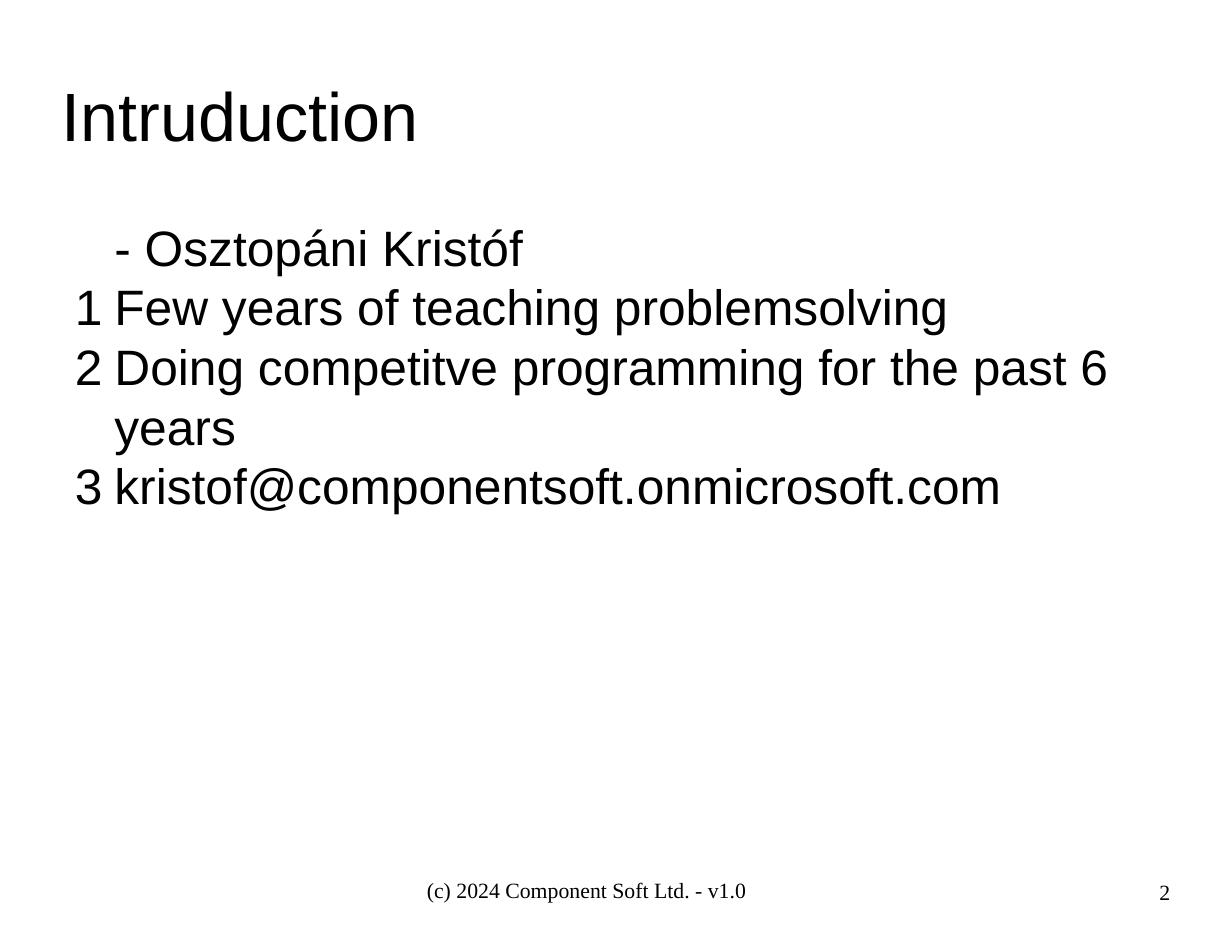
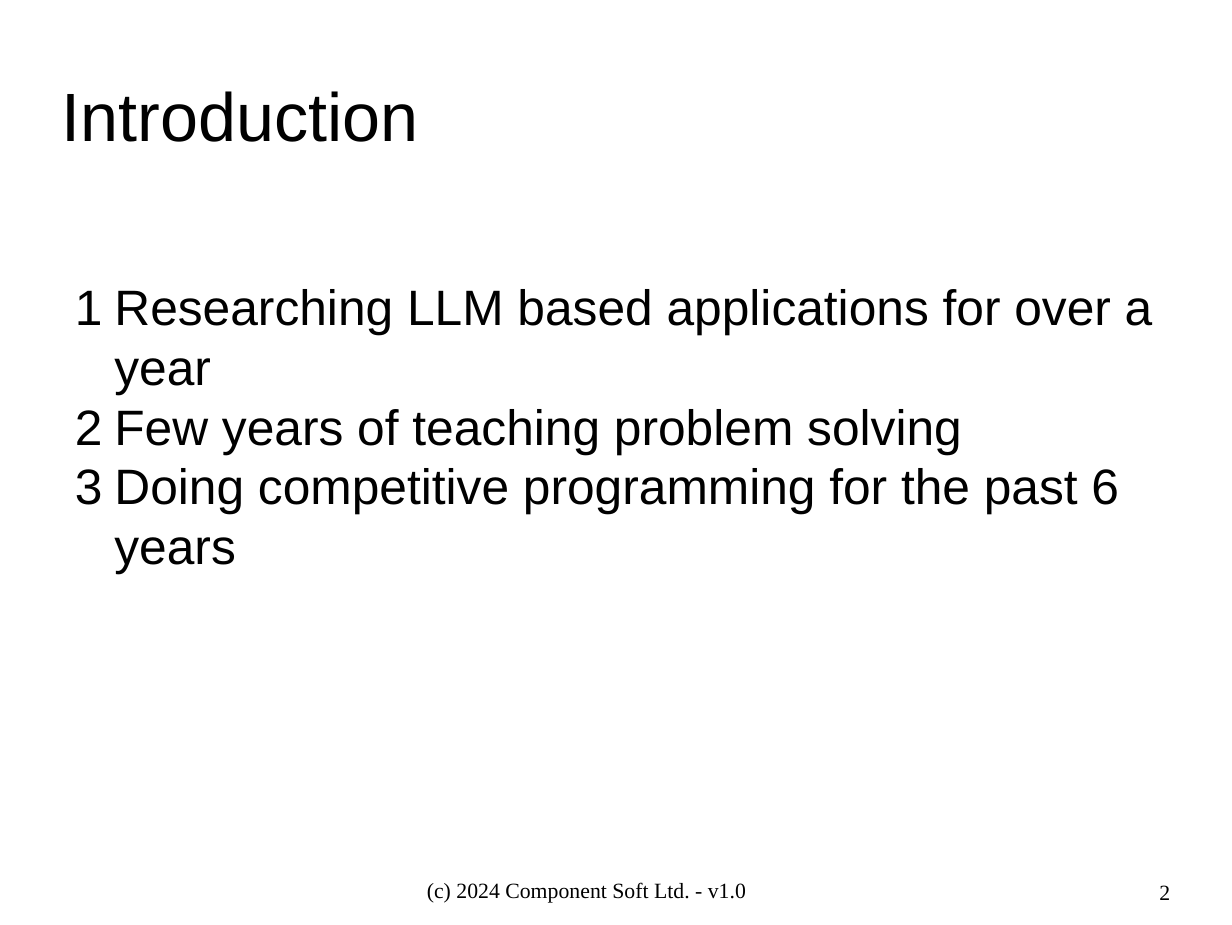
Before and after one commit to ComponentSoftTeam/intro-to-rag-systems, a slide deck: slide 2 of rag-intro.odp. Drawn at 1232x925 pixels with LibreOffice and Linux fonts; fonts in the diff are those of the drawing; background and template pictures are left out. Boxes give left, top, right and bottom in pixels: in the first picture for what was removed or moved away, otherwise in the second. Text is boxed around its words. In the diff, an @@ line names an element or a change of style, - is before the commit and + after.

```diff
--- a/rag-intro.odp
+++ b/rag-intro.odp
@@ title at [62, 91, 419, 142]: text changed @@
-Intruduction
+Introduction
@@ text at [114, 289, 1153, 573]: text changed @@
-- Osztopáni Kristóf
-1 Few years of teaching problemsolving
-2 Doing competitve programming for the past 6 years
-3 kristof@componentsoft.onmicrosoft.com
+1 Researching LLM based applications for over a year
+2 Few years of teaching problem solving
+3 Doing competitive programming for the past 6 years
```
Also in this commit, not shown: 4 other slides changed, 1 slide added, 2 slides removed, 1 other file.
